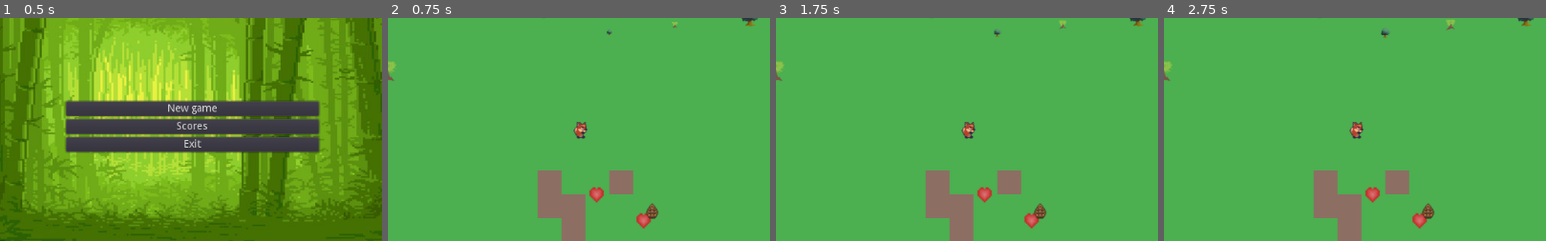
Above: before the commit, frames 1-4 (left to right).
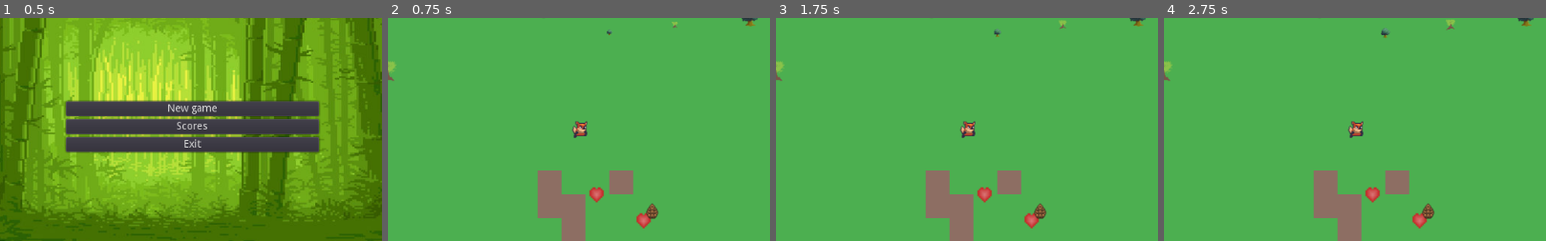
Above: after the commit, the same moments.

Repository: ValeriyH/4rest
Game: Godot game, scene res://Scenas/Menu.tscn
Two runs of this game, one before a commit and one after it. Both use one fixed random seed, a clock stepped at 60 frames per second and the inputs below. Sound files missing from this copy of the repository are replaced by a short silence.
Inputs (mouse positions are % of the whole screen's width and height, from its top left):
- Up to frame 1 (0.5 s): no input
- Up to frame 2 (0.75 s): click "New game" at 0.5 s
- Up to frame 3 (1.75 s): click (95, 90) at 1.25 s
- Up to frame 4 (2.75 s): click (95, 90) at 2 s
The pictures show only the part of the screen within x 25-75%, y 26-76%; the shares and areas given below are measured in that part.

Frame 1 is identical in both runs. In frame 2, 0.2% of the frame differs, in the area x 48-53%, y 46-55%; in frame 3, 0.2%; in frame 4, 0.2%.

Commit message:
Added lives functionality

Diff:
--- a/Scenas/Enemy.tscn
+++ b/Scenas/Enemy.tscn
@@ -52,12 +52,6 @@
 func stop():
 	state = STANDING
 	$MoveTimer.start(2)
-
-func check_collision(collision):
-	if collision is KinematicCollision2D:
-		var collider = collision.collider as Node2D
-		if collider.has_method(\"_player_collision\"):
-			collider.call(\"_player_collision\", self)
 
 func select_destination():
 	randomize()
--- a/Scenas/Main.tscn
+++ b/Scenas/Main.tscn
@@ -28,6 +28,9 @@
 
 func plant_tree(global_coords):
 	return $World.add_plant(global_coords)
+
+func end_game():
+	get_tree().change_scene(\"res://Scenas/Menu.tscn\")
 "
 
 [node name="Main" type="Node2D"]
--- a/Scenas/Player.tscn
+++ b/Scenas/Player.tscn
@@ -14,6 +14,7 @@
 var inventory = {}
 var touch_action = false
 var velocity = Vector2()
+var home = Vector2(38, 57)
 
 signal inventory_changed(new_inventory)
 onready var dig_sound = load(\"res://Sounds/dig.ogg\")
@@ -96,6 +97,14 @@
 		# Player is on the road. Set to a high speed.
 		speed = base_speed * 1.5
 	return speed
+
+func burn(_fire):
+	if inventory.has(\"heart\") and inventory[\"heart\"] > 0:
+		position = home
+		inventory[\"heart\"] -= 1
+		emit_signal(\"inventory_changed\", inventory)
+	else:
+		main.end_game()
 
 func check_collision(collision):
 	if collision is KinematicCollision2D:
@@ -239,7 +248,7 @@
 [node name="Sprite" type="Sprite" parent="."]
 texture = ExtResource( 1 )
 hframes = 6
-frame = 5
+frame = 1
 
 [node name="CollisionShape2D" type="CollisionShape2D" parent="."]
 position = Vector2( -1.12247, 5.05109 )
--- a/Scenas/Tree.tscn
+++ b/Scenas/Tree.tscn
@@ -7,8 +7,8 @@
 
 export var growing_interval = 1
 export var growing_scale = 0.1
-export var seed_interval_min = 1
-export var seed_interval_max = 5
+export var seed_interval_min = 30
+export var seed_interval_max = 180
 
 enum State {
 	GROWING,
--- a/Scenas/World.tscn
+++ b/Scenas/World.tscn
@@ -96,6 +96,7 @@
 [node name="Player" parent="." instance=ExtResource( 1 )]
 position = Vector2( 58.4473, 37.3457 )
 z_index = 1
+collision_layer = 1
 
 [node name="Nature" type="Node2D" parent="."]
 
Not shown, removed: Images/Items/0900664813-2021-07-12_13-41-56-gasbill.pdf
Not shown, changed: docs/index.html
Not shown, changed: docs/index.pck
